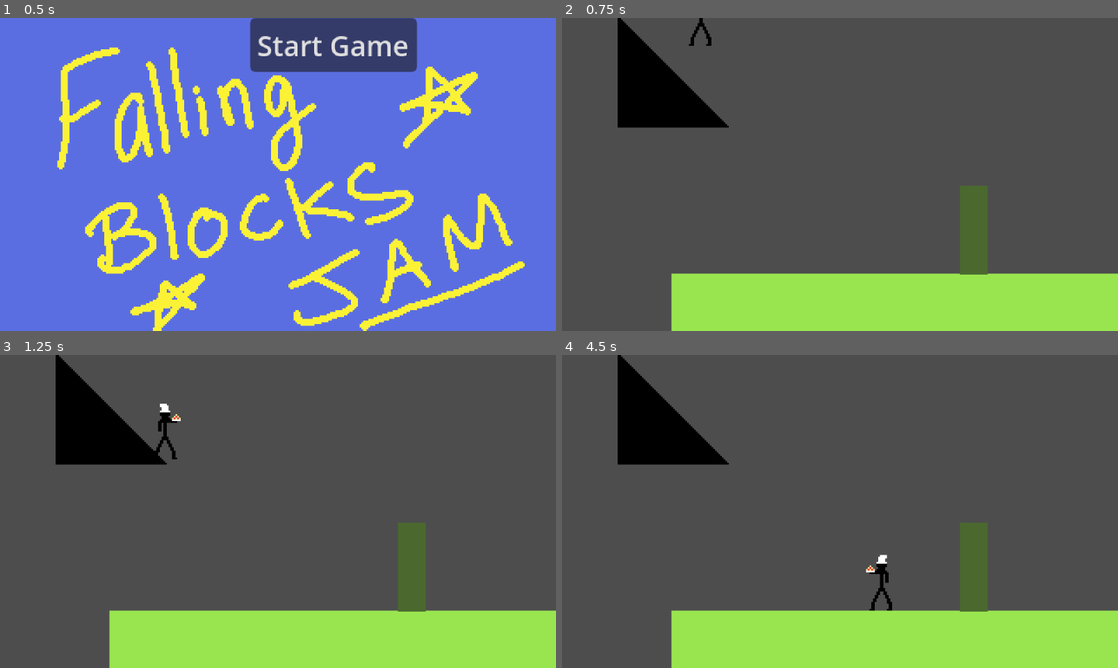
Above: before the commit, frames 1-4 (two rows, left to right).
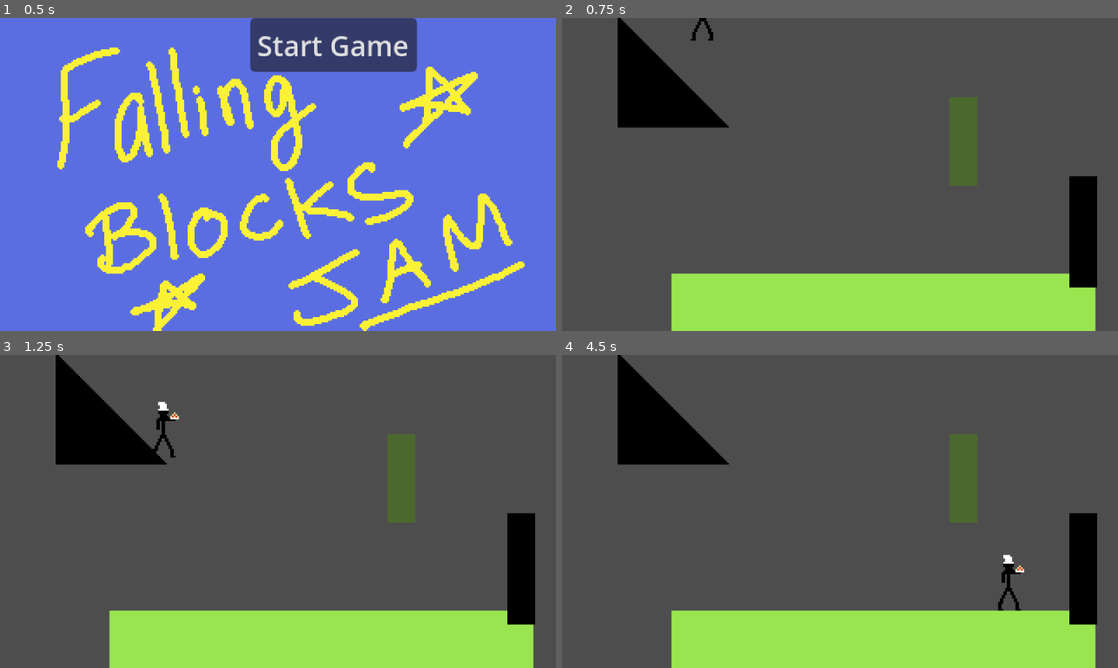
Above: after the commit, the same moments.

Repository: dfebs/falling-blocks-game-jam
Game: Godot game, scene res://main.tscn
The game is run twice, just before and just after one commit, with the same random seed, the same clock (stepped at 60 frames per second) and the same inputs.
Inputs:
- Up to frame 1 (0.5 s): no input
- Up to frame 2 (0.75 s): click "Start Game" at 0.5 s
- Up to frame 3 (1.25 s): no input
- Up to frame 4 (4.5 s): no input

Frame 1 is identical in both runs. In frame 2, 5.4% of the frame differs, in the area x 22-100%, y 0-100%; in frame 3, 5.5%; in frame 4, 5.9%, in the area x 54-100%, y 25-100%.

Commit message:
add in level victory, level changing, and a victory message

Diff:
--- a/Character/character.gd
+++ b/Character/character.gd
@@ -1,12 +1,15 @@
 extends CharacterBody2D
+class_name DeliveryMan
 
 var gravity = ProjectSettings.get_setting("physics/2d/default_gravity")
 var MAX_SPEED = 50
 @export var direction = -1
 @export var ray_cast_2d: RayCast2D
 @export var JUMP_VELOCITY = -500
+var freeze = false
 
 func _physics_process(delta: float) -> void:
+	if freeze: return
 	if is_on_floor():
 		if velocity.y >= 0:
 			velocity.y = 0
--- a/Levels/starting_level.tscn
+++ b/Levels/1_level.tscn
@@ -6,6 +6,8 @@
 [ext_resource type="Texture2D" uid="uid://b3bl1gug2iyah" path="res://Assets/Walls.png" id="3_hss4j"]
 [ext_resource type="Texture2D" uid="uid://xsgtxl8hsnrg" path="res://Assets/Wall.png" id="5_b5vwc"]
 [ext_resource type="Texture2D" uid="uid://bohauybkd5wwg" path="res://Assets/Ramp.png" id="5_jh23t"]
+[ext_resource type="PackedScene" uid="uid://dqdnvob5eohes" path="res://Levels/Components/finish.tscn" id="7_kapkr"]
+[ext_resource type="Script" uid="uid://dfh2768khxray" path="res://Levels/Components/finish.gd" id="8_ebi7a"]
 
 [sub_resource type="RectangleShape2D" id="RectangleShape2D_djvyk"]
 size = Vector2(244, 33)
@@ -13,9 +15,10 @@
 [sub_resource type="RectangleShape2D" id="RectangleShape2D_euswq"]
 size = Vector2(16, 51)
 
-[node name="StartingLevel" type="Node2D" unique_id=1036830080 node_paths=PackedStringArray("start_marker")]
+[node name="StartingLevel" type="Node2D" unique_id=1036830080 node_paths=PackedStringArray("start_marker", "finish")]
 script = ExtResource("1_pqw28")
 start_marker = NodePath("Marker2D")
+finish = NodePath("Finish")
 
 [node name="Marker2D" type="Marker2D" parent="." unique_id=620127984]
 position = Vector2(-72, -108)
@@ -23,7 +26,8 @@
 [node name="Floor" type="Node2D" parent="." unique_id=799185082]
 
 [node name="Sprite2D" type="Sprite2D" parent="Floor" unique_id=455922720]
-position = Vector2(63, 0)
+position = Vector2(25, 0)
+scale = Vector2(0.76250005, 1)
 texture = ExtResource("1_3cb5r")
 
 [node name="StaticBody2D" type="StaticBody2D" parent="Floor" unique_id=1804012781]
@@ -40,15 +44,17 @@
 texture = ExtResource("3_hss4j")
 
 [node name="StaticBody2D" type="StaticBody2D" parent="Walls" unique_id=527611245]
-position = Vector2(77, 32)
+position = Vector2(71, -19)
 
 [node name="CollisionShape2D" type="CollisionShape2D" parent="Walls/StaticBody2D" unique_id=2122384271]
 shape = SubResource("RectangleShape2D_euswq")
+metadata/_edit_lock_ = true
 
 [node name="Sprite2D" type="Sprite2D" parent="Walls/StaticBody2D" unique_id=273624556]
 position = Vector2(0, -0.5)
 scale = Vector2(1, 0.796875)
 texture = ExtResource("5_b5vwc")
+metadata/_edit_lock_ = true
 
 [node name="Slope" type="Node2D" parent="." unique_id=894057245]
 position = Vector2(-128, -91)
@@ -62,3 +68,7 @@
 [node name="Sprite2D" type="Sprite2D" parent="Slope" unique_id=1633888099]
 position = Vector2(32, 32)
 texture = ExtResource("5_jh23t")
+
+[node name="Finish" parent="." unique_id=1237677327 instance=ExtResource("7_kapkr")]
+position = Vector2(140, 33)
+script = ExtResource("8_ebi7a")
--- /dev/null
+++ b/Levels/2_level.tscn
@@ -0,0 +1,58 @@
+[gd_scene format=3 uid="uid://0mh4a40tlr34"]
+
+[ext_resource type="Script" uid="uid://bfxj6cdmt0iv2" path="res://Levels/starting_level.gd" id="1_wh3uu"]
+[ext_resource type="Texture2D" uid="uid://dn0l2bc00dmti" path="res://Assets/Ground.png" id="2_7sige"]
+[ext_resource type="Script" uid="uid://bljswni65fiea" path="res://Levels/floor.gd" id="3_0dif4"]
+[ext_resource type="Texture2D" uid="uid://b3bl1gug2iyah" path="res://Assets/Walls.png" id="4_oqdsy"]
+[ext_resource type="Texture2D" uid="uid://xsgtxl8hsnrg" path="res://Assets/Wall.png" id="5_w3qpl"]
+[ext_resource type="PackedScene" uid="uid://dqdnvob5eohes" path="res://Levels/Components/finish.tscn" id="6_ynuoq"]
+
+[sub_resource type="RectangleShape2D" id="RectangleShape2D_djvyk"]
+size = Vector2(244, 33)
+
+[sub_resource type="RectangleShape2D" id="RectangleShape2D_euswq"]
+size = Vector2(16, 51)
+
+[node name="StartingLevel" type="Node2D" unique_id=1036830080 node_paths=PackedStringArray("start_marker", "finish")]
+script = ExtResource("1_wh3uu")
+start_marker = NodePath("Marker2D")
+finish = NodePath("Finish")
+
+[node name="Marker2D" type="Marker2D" parent="." unique_id=620127984]
+position = Vector2(-37, -81)
+
+[node name="Floor" type="Node2D" parent="." unique_id=799185082]
+
+[node name="Sprite2D" type="Sprite2D" parent="Floor" unique_id=455922720]
+position = Vector2(25, 0)
+scale = Vector2(0.76250005, 1)
+texture = ExtResource("2_7sige")
+
+[node name="StaticBody2D" type="StaticBody2D" parent="Floor" unique_id=1804012781]
+script = ExtResource("3_0dif4")
+
+[node name="CollisionShape2D" type="CollisionShape2D" parent="Floor/StaticBody2D" unique_id=2142956983]
+position = Vector2(25, 74)
+shape = SubResource("RectangleShape2D_djvyk")
+
+[node name="Walls" type="Node2D" parent="." unique_id=2065476380]
+
+[node name="Sprite2D" type="Sprite2D" parent="Walls" unique_id=1077123488]
+visible = false
+texture = ExtResource("4_oqdsy")
+
+[node name="StaticBody2D" type="StaticBody2D" parent="Walls" unique_id=527611245]
+position = Vector2(-89, 32)
+
+[node name="CollisionShape2D" type="CollisionShape2D" parent="Walls/StaticBody2D" unique_id=2122384271]
+shape = SubResource("RectangleShape2D_euswq")
+metadata/_edit_lock_ = true
+
+[node name="Sprite2D" type="Sprite2D" parent="Walls/StaticBody2D" unique_id=273624556]
+position = Vector2(0, -0.5)
+scale = Vector2(1, 0.796875)
+texture = ExtResource("5_w3qpl")
+metadata/_edit_lock_ = true
+
+[node name="Finish" parent="." unique_id=1237677327 instance=ExtResource("6_ynuoq")]
+position = Vector2(140, 33)
--- /dev/null
+++ b/Levels/Components/finish.gd
@@ -0,0 +1,4 @@
+extends Node2D
+class_name FinishLine
+
+@export var area_2d: Area2D
--- /dev/null
+++ b/Levels/Components/finish.tscn
@@ -0,0 +1,20 @@
+[gd_scene format=3 uid="uid://dqdnvob5eohes"]
+
+[ext_resource type="Texture2D" uid="uid://xsgtxl8hsnrg" path="res://Assets/Wall.png" id="1_jly3v"]
+[ext_resource type="Script" uid="uid://dfh2768khxray" path="res://Levels/Components/finish.gd" id="1_mxo5m"]
+
+[sub_resource type="RectangleShape2D" id="RectangleShape2D_fkfhe"]
+size = Vector2(16, 64)
+
+[node name="Finish" type="Node2D" unique_id=1237677327 node_paths=PackedStringArray("area_2d")]
+script = ExtResource("1_mxo5m")
+area_2d = NodePath("Area2D")
+
+[node name="Sprite2D" type="Sprite2D" parent="." unique_id=1622558996]
+modulate = Color(0, 0, 0, 1)
+texture = ExtResource("1_jly3v")
+
+[node name="Area2D" type="Area2D" parent="." unique_id=1016743292]
+
+[node name="CollisionShape2D" type="CollisionShape2D" parent="Area2D" unique_id=798378565]
+shape = SubResource("RectangleShape2D_fkfhe")
--- a/Levels/base_level.gd
+++ b/Levels/base_level.gd
@@ -3,3 +3,12 @@
 
 var _character_scene = "uid://o7f501dp7rbj"
 @export var start_marker: Marker2D
+@export var finish: FinishLine
+
+signal level_complete_signal
+
+func level_complete(body):
+	if body is DeliveryMan:
+		print("done")
+		body.freeze = true
+		level_complete_signal.emit()
--- a/Levels/starting_level.gd
+++ b/Levels/starting_level.gd
@@ -2,4 +2,8 @@
 
 func _ready():
 	var character = load(_character_scene).instantiate()
-	start_marker.add_child(character)
+	start_marker.call_deferred("add_child", character)
+	if !finish:
+		push_error("Finish line missing")
+	else:
+		finish.area_2d.body_entered.connect(level_complete)
--- a/main.gd
+++ b/main.gd
@@ -3,8 +3,13 @@
 
 @export var sprite_2d: Sprite2D
 @export var start_button: Button
+@export var victory_ui: Node2D
 
 static var _scenes_dict
+
+var level_index = -1
+
+var curr_level: BaseLevel
 
 func _ready():
 	if !start_button:
@@ -19,8 +24,19 @@
 	start_button.visible = false
 
 	_scenes_dict = dir_contents('res://Levels/')
-	var new_level = _scenes_dict[0].instantiate()
-	add_child(new_level)
+	next_level()
+
+func next_level():
+	level_index += 1
+	if level_index < len(_scenes_dict):
+		if curr_level:
+			curr_level.queue_free()
+		curr_level = _scenes_dict[level_index].instantiate()
+		curr_level.level_complete_signal.connect(next_level)
+		call_deferred("add_child", curr_level)
+	else:
+		victory_ui.visible = true
+
 
 static func dir_contents(path):
 	var scene_loads = []
--- a/main.tscn
+++ b/main.tscn
@@ -3,10 +3,11 @@
 [ext_resource type="Script" uid="uid://b5i88winme155" path="res://main.gd" id="1_0xm2m"]
 [ext_resource type="Texture2D" uid="uid://b73vlmvxou68b" path="res://Placeholder.png" id="1_ig7tw"]
 
-[node name="World" type="Node2D" unique_id=1118787975 node_paths=PackedStringArray("sprite_2d", "start_button")]
+[node name="World" type="Node2D" unique_id=1118787975 node_paths=PackedStringArray("sprite_2d", "start_button", "victory_ui")]
 script = ExtResource("1_0xm2m")
 sprite_2d = NodePath("Sprite2D")
 start_button = NodePath("StartButton")
+victory_ui = NodePath("Victory UI")
 
 [node name="Sprite2D" type="Sprite2D" parent="." unique_id=867989446]
 texture = ExtResource("1_ig7tw")
@@ -20,3 +21,13 @@
 offset_right = 80.0
 offset_bottom = -59.0
 text = "Start Game"
+
+[node name="Victory UI" type="Node2D" parent="." unique_id=548841052]
+visible = false
+
+[node name="Label" type="Label" parent="Victory UI" unique_id=456663510]
+offset_left = -37.0
+offset_top = -12.0
+offset_right = 39.0
+offset_bottom = 11.0
+text = "YOU WIN!"
Not shown, added: Levels/Components/finish.gd.uid
